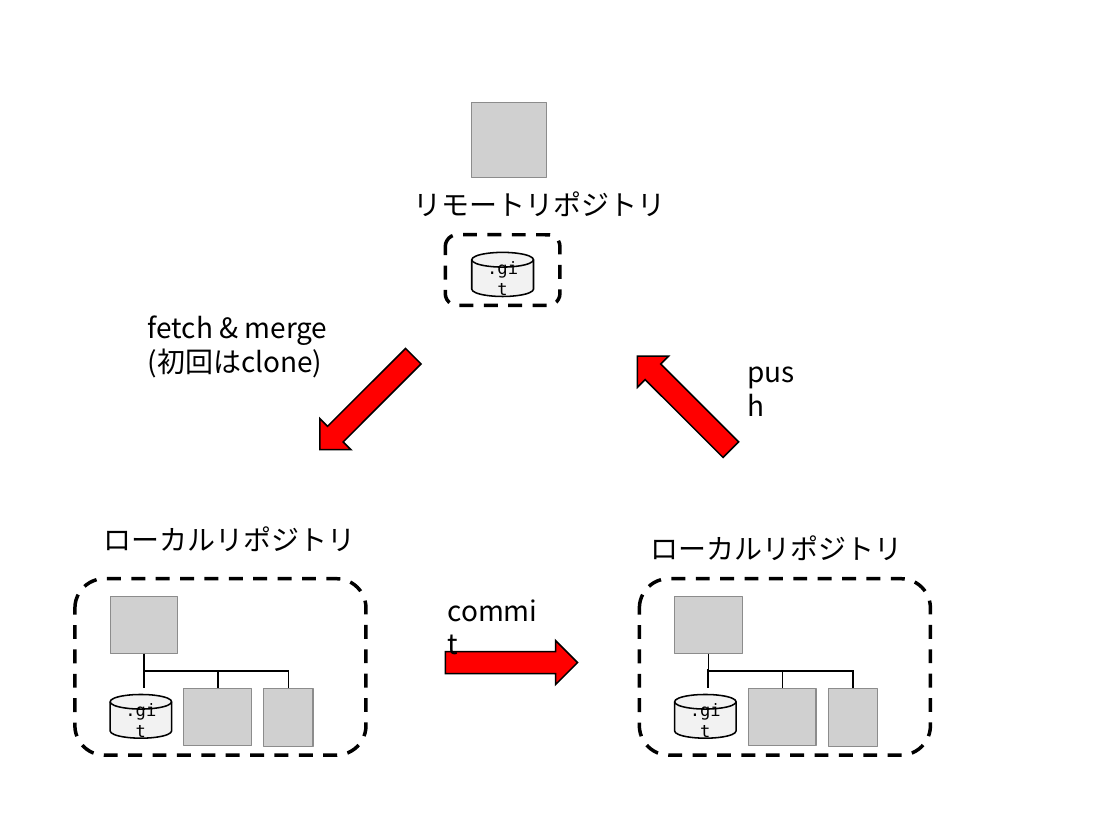
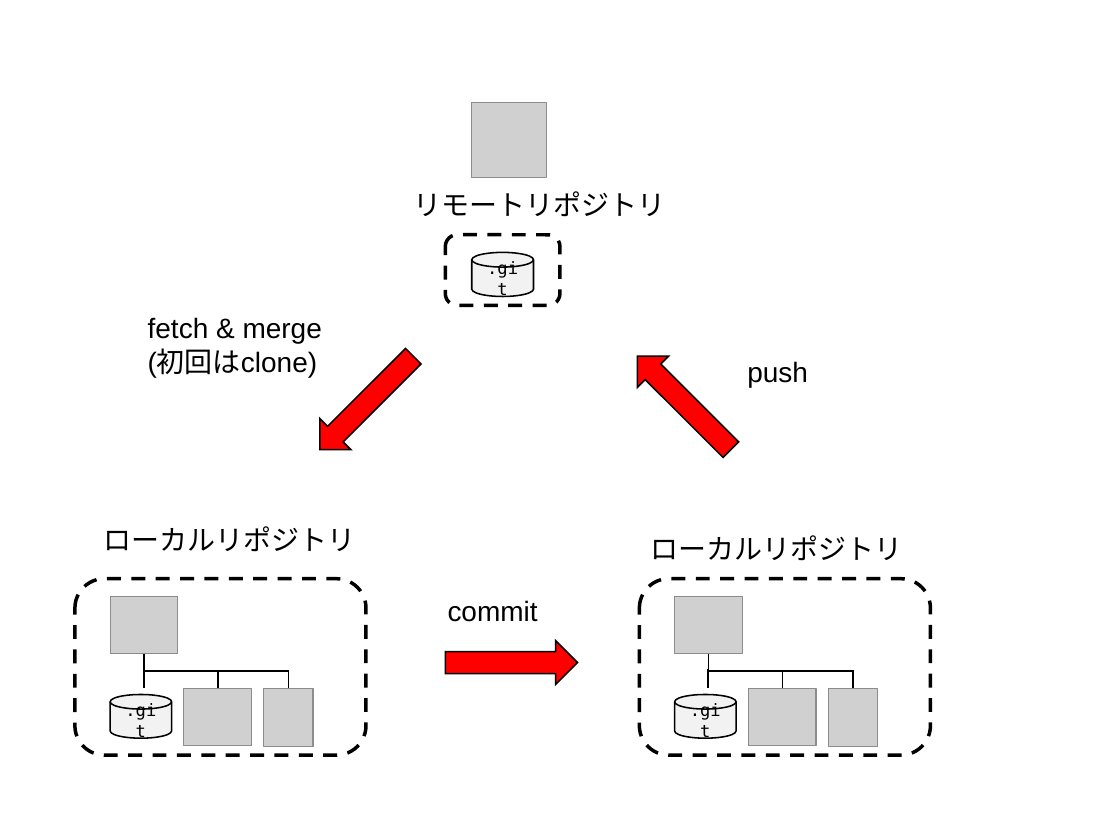
Before and after one commit to kaityo256/github, a slide deck: slide 2 of remote/fig/fig.pptx. Drawn at 1120x840 pixels with LibreOffice and Linux fonts; fonts in the diff are those of the drawing; grey boxes stand for pictures. Boxes give left, top, right and bottom in pixels: in the first picture for what was removed or moved away, otherwise in the second. Text is boxed around its words. In the diff, an @@ line names an element or a change of style, - is before the commit and + after.

```diff
--- a/remote/fig/fig.pptx
+++ b/remote/fig/fig.pptx
@@ font Noto Sans CJK JP to Arial in 3 elements at (x1=148, y1=317, x2=322, y2=377), (x1=448, y1=600, x2=538, y2=622), (x1=747, y1=361, x2=808, y2=388) @@
```
Also in this commit, not shown: 2 other slides changed, 5 slides added, 6 other files.
